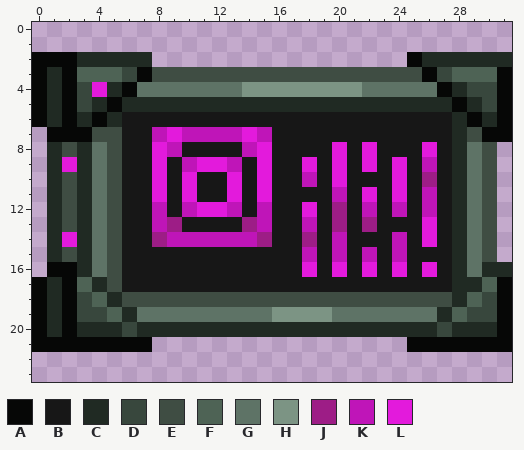
Pixel-art sprite: tiledimages/precursorracekrakoth_krakoth/atprk-krakothmonitor2.png. This is how it looked before the edit.
The file is 32x24 pixels. Colours within 5 levels of each other are drawn and written as one.
Palette (. is transparent): A #060706  B #171717  C #202a23  D #38473d  E #3f4d43  F #4e6355  G #5e7366  H #7c9484  J #9d1d86  K #bf15b8  L #e31adc
Pixels before, first column x 0:
 2 AAACCCCC.................ACCCCCC
 3 ACAFFFDAEEEEEEEEEEEEEEEEEEADFFFA
 4 ACADLCAGGGGGGGHHHHHHHHGGGGGACDDA
 5 ACADCACCCCCCCCCCCCCCCCCCCCCCACDA
 6 ACACACBBBBBBBBBBBBBBBBBBBBBBCACA
 7 .AAAEEBBKLKKKKLKBBBBBBBBBBBBCEAA
 8 .CECGEBBLKBBBBKLBBBBLBLBBBLBCGE.
 9 .CLCGEBBLBKLLKBLBBLBLBLBLBKBCGE.
10 .CECGEBBLBLBBLBLBBKBLBBBLBJBCGE.
11 .CECGEBBLBLBBLBLBBBBKBLBLBKBCGE.
12 .CECGEBBKBKLLKBKBBLBJBKBKBKBCGE.
13 .CECGEBBKJBBBBJKBBKBJBJBBBLBCGE.
14 .CLCGEBBJKKKKKKJBBJBKBBBKBLBCGE.
15 .CECGEBBBBBBBBBBBBKBKBKBKBBBCGE.
16 .AACGEBBBBBBBBBBBBLBLBLBLBLBCGCC
17 ACAFCEBBBBBBBBBBBBBBBBBBBBBBCCFA
18 ACADFCEEEEEEEEEEEEEEEEEEEEEECFDA
19 ACADDFCGGGGGGGGGHHHHGGGGGGGCFDDA
20 ACACCCDCCCCCCCCCCCCCCCCCCCCDCCCA
21 AAAAAAAA.................AAAAAAA
The result:
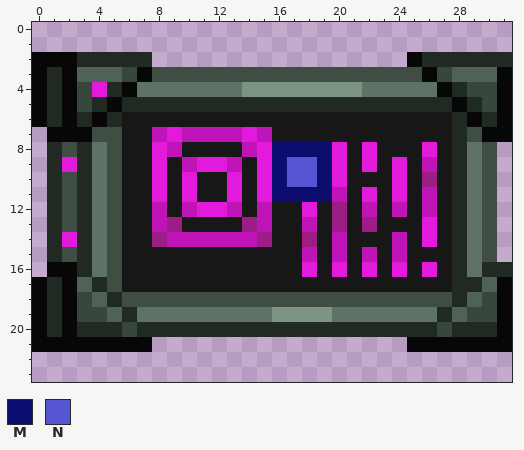
Colours new in this view: M #0d0d70  N #5656d3
The edit:
Changed rows in their new state; - is an unchanged pixel.
first column x 16:
 8 MMMM
 9 MNNM
10 MNNM
11 MMMM
